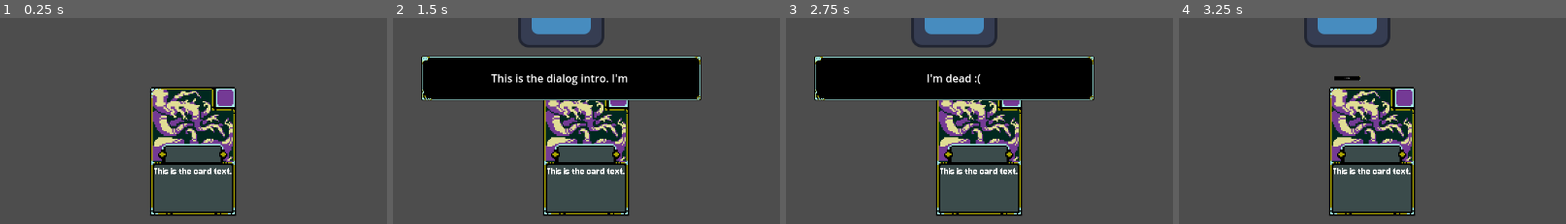
Above: before the commit, frames 1-4 (left to right).
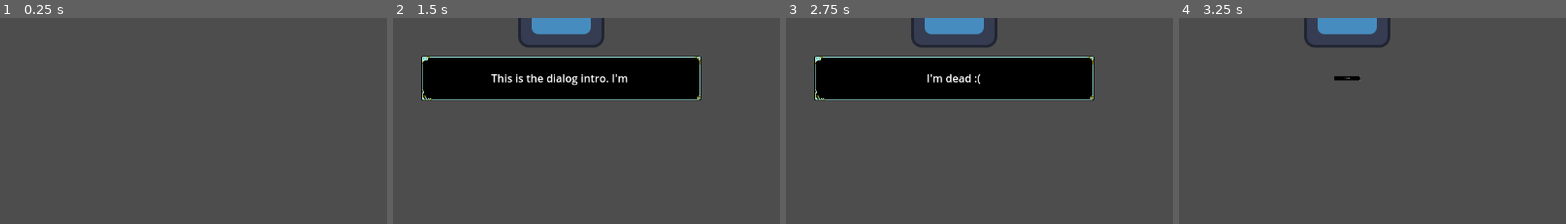
Above: after the commit, the same moments.

Repository: uGustaHd/CafeGJProject
Game: Godot game, scene res://Scenes/main.tscn
Two runs of this game, one before a commit and one after it. Both use one fixed random seed, a clock stepped at 60 frames per second and the inputs below. The engine's default icon, where the game draws it, is replaced by a stand-in: a white triangle on a blue panel in a dark square.
Inputs (mouse positions are % of the whole screen's width and height, from its top left):
- Up to frame 1 (0.25 s): no input
- Up to frame 2 (1.5 s): click (100, 54) at 0.5 s; tap Enter (ui_accept) at 1.25 s; hold Right (ui_right) from 1.28 s (still down)
- Up to frame 3 (2.75 s): tap Enter (ui_accept) at 1.52 s; release Right (ui_right) at 2 s; click (95, 54) at 2 s
- Up to frame 4 (3.25 s): hold Down (ui_down) from 2.78 s (still down); tap Enter (ui_accept) at 3.02 s
The pictures show only the part of the screen within x 27-77%, y 49-99%; the shares and areas given below are measured in that part.

The runs differ from the first frame. In frame 1, 8.8% of the frame differs, in the area x 38-62%, y 33-97%; in frame 2, 7.3%; in frame 3, 7.3%; in frame 4, 8.8%.

Commit message:
Added piles to hold cards

Diff:
--- a/Scenes/main.tscn
+++ b/Scenes/main.tscn
@@ -1,14 +1,18 @@
-[gd_scene load_steps=10 format=3 uid="uid://bdqjd2ergavof"]
+[gd_scene load_steps=14 format=3 uid="uid://bdqjd2ergavof"]
 
 [ext_resource type="Script" uid="uid://dbtic8k4hhs0a" path="res://Scripts/main.gd" id="1_8gbba"]
 [ext_resource type="PackedScene" uid="uid://df1d5o4oc5m1e" path="res://Scenes/Customers/customer_manager.tscn" id="1_jjgbg"]
-[ext_resource type="PackedScene" uid="uid://ucuv03tdxv54" path="res://Scenes/Customers/customer.tscn" id="2_bo1nx"]
+[ext_resource type="PackedScene" uid="uid://ucuv03tdxv54" path="res://Scenes/Customers/Customer.tscn" id="2_bo1nx"]
 [ext_resource type="Script" uid="uid://ciewvhcpryhfs" path="res://Scripts/Cards/card_manager.gd" id="4_jjvhh"]
 [ext_resource type="Script" uid="uid://cilybldurbx2h" path="res://card system/misc/potion_holder.gd" id="5_kry3j"]
-[ext_resource type="PackedScene" uid="uid://dpq273vjk1ck" path="res://card system/card_generic.tscn" id="6_21xkr"]
+[ext_resource type="Script" uid="uid://c3qc2yexgw8c2" path="res://card system/piles/deck_holder.gd" id="6_hptm8"]
+[ext_resource type="Script" uid="uid://b7rpitbvtbdxf" path="res://card system/dealer.gd" id="6_ynf5e"]
 [ext_resource type="Texture2D" uid="uid://nu30movbqld2" path="res://icon.svg" id="7_6bp64"]
 [ext_resource type="Script" uid="uid://s6dr7vh7p3y4" path="res://Scenes/slide_kill_panel.gd" id="8_344ge"]
+[ext_resource type="Script" uid="uid://bwitx55fsfv7t" path="res://card system/piles/hand_holder.gd" id="8_fdnlq"]
+[ext_resource type="Script" uid="uid://dlfe3an8hufm5" path="res://card system/piles/banished_holder.gd" id="9_jkdf5"]
 [ext_resource type="Script" uid="uid://yusxetxubyr5" path="res://Scenes/joy_anguish_meters.gd" id="9_ynf5e"]
+[ext_resource type="Script" uid="uid://cavfpuefel5gx" path="res://card system/piles/discard_holder.gd" id="10_wsu2k"]
 
 [node name="Main" type="Node2D"]
 script = ExtResource("1_8gbba")
@@ -26,8 +30,20 @@
 [node name="PotionHolder" type="Node" parent="CardManager"]
 script = ExtResource("5_kry3j")
 
-[node name="CardGeneric" parent="CardManager" instance=ExtResource("6_21xkr")]
-position = Vector2(533, 435)
+[node name="DeckHolder" type="Node2D" parent="CardManager"]
+script = ExtResource("6_hptm8")
+
+[node name="Dealer" type="Node" parent="CardManager/DeckHolder"]
+script = ExtResource("6_ynf5e")
+
+[node name="HandHolder" type="Node2D" parent="CardManager"]
+script = ExtResource("8_fdnlq")
+
+[node name="BanishedHolder" type="Node2D" parent="CardManager"]
+script = ExtResource("9_jkdf5")
+
+[node name="DiscardHolder" type="Node2D" parent="CardManager"]
+script = ExtResource("10_wsu2k")
 
 [node name="UIControl" type="Control" parent="."]
 layout_mode = 3
--- a/Scripts/Cards/card_manager.gd
+++ b/Scripts/Cards/card_manager.gd
@@ -1,6 +1,4 @@
 extends Node2D
-#Replace with the correct CardManager
-#For testing only
 
 
 signal potion_delivered(potion : Potion)
@@ -8,7 +6,7 @@
 @onready var PotionHolder : Node = $PotionHolder
 @onready var current_potion : Potion = PotionHolder.held_potion
 
-func _process(delta: float) -> void:
+func _process(_delta: float) -> void:
 	if Input.is_action_just_pressed("ui_select"):
 		deliver_potion()
 
--- /dev/null
+++ b/card system/card resources/is_empty.tres
@@ -0,0 +1,7 @@
+[gd_resource type="Resource" script_class="Card" load_steps=2 format=3 uid="uid://dvunm4lh3dhyl"]
+
+[ext_resource type="Script" uid="uid://b8yono3xc1siy" path="res://card system/card resources/card.gd" id="1_ulv8l"]
+
+[resource]
+script = ExtResource("1_ulv8l")
+metadata/_custom_type_script = "uid://b8yono3xc1siy"
--- a/card system/card_generic.gd
+++ b/card system/card_generic.gd
@@ -13,6 +13,7 @@
 "Red" : 0,
 }
 
+# Called by HandHolder once card resource is added.
 func initialize_card() -> void:
 	art = card_resource.card_art
 	costs["Energy"] = card_resource.energy_cost
@@ -21,6 +22,3 @@
 	costs["Green"] = card_resource.green_cost
 	costs["Blue"] = card_resource.blue_cost
 	costs["Red"] = card_resource.red_cost
-
-func _ready() -> void:
-	initialize_card()
--- /dev/null
+++ b/card system/dealer.gd
@@ -0,0 +1,11 @@
+extends Node
+
+
+@onready var DeckHolder = get_parent()
+@onready var HandHolder = $"../../HandHolder"
+var hand_size : int = 5
+
+func deal_cards(cards_to_deal : int):
+	for card in cards_to_deal:
+		# remove cards from draw pile, add them to hand pile
+		HandHolder.add_card_to_hand(DeckHolder.draw_card())
--- a/card system/deck.gd
+++ /dev/null
@@ -1,8 +0,0 @@
-extends Resource
-class_name Deck
-
-var card_dict : Dictionary[Card, int]
-# New players will start with this
-var starting_deck : Dictionary[Card, int] = {
-
-}
--- /dev/null
+++ b/card system/piles/banished_holder.gd
@@ -0,0 +1 @@
+extends PileHolder
--- /dev/null
+++ b/card system/piles/deck_holder.gd
@@ -0,0 +1,40 @@
+extends PileHolder
+
+
+@onready var DiscardHolder = $"../DiscardHolder"
+var is_looping : bool = false
+
+var starting_deck : Array[Card] = [
+	load("res://card system/card resources/sample1.tres"),
+	load("res://card system/card resources/sample1.tres"),
+	load("res://card system/card resources/sample1.tres"),
+	load("res://card system/card resources/sample1.tres"),
+	load("res://card system/card resources/sample1.tres"),
+	load("res://card system/card resources/sample1.tres"),
+	load("res://card system/card resources/sample1.tres"),
+	load("res://card system/card resources/sample1.tres"),
+	load("res://card system/card resources/sample1.tres"),
+	load("res://card system/card resources/sample1.tres"),
+]
+
+# WARNING: Will cause infinite loop if shuffle in discard fails to make deck pile not empty.
+func draw_card() -> Card:
+	var drawn_card = held_pile.take_random()
+	if drawn_card == load("res://card system/card resources/is_empty.tres") and not is_looping:
+		shuffle_in_discard()
+		is_looping = true
+		return draw_card()
+	elif is_looping:
+		push_error("draw_card is stuck in infinite loop")
+		return drawn_card
+	else:
+		is_looping = false
+		return drawn_card
+
+func shuffle_in_discard():
+	held_pile.append(DiscardHolder.held_pile.take_all())
+
+func _ready() -> void:
+	# If player has no cards, they get the starting deck on scene ready
+	if held_pile.card_array.is_empty():
+		held_pile.card_array = starting_deck.duplicate()
--- /dev/null
+++ b/card system/piles/discard_holder.gd
@@ -0,0 +1 @@
+extends PileHolder
--- /dev/null
+++ b/card system/piles/hand_holder.gd
@@ -0,0 +1,6 @@
+extends PileHolder
+
+
+# Adds card to held_pile and spawns in card ui
+func add_card_to_hand(added_card):
+	held_pile.add_card(added_card)
--- /dev/null
+++ b/card system/piles/pile.gd
@@ -0,0 +1,24 @@
+extends Resource
+class_name Pile
+
+
+# WARNING: If piles get very large, they may cause lag. May need to use dict in future.
+var card_array : Array[Card]
+
+# Will return is_empty card if empty
+func take_random() -> Card:
+	if not card_array.is_empty():
+		var chosen_card = card_array.pick_random()
+		card_array.erase(chosen_card)
+		return chosen_card
+	else:
+		return load("res://card system/card resources/is_empty.tres")
+
+# Removes all cards, gives them somewhere else.
+func take_all() -> Array:
+	var full_pile = card_array.duplicate()
+	card_array.clear()
+	return full_pile
+
+func add_card(added_card : Card):
+	card_array.append(added_card)
--- /dev/null
+++ b/card system/piles/pile_holder.gd
@@ -0,0 +1,5 @@
+extends Node2D
+class_name PileHolder
+
+
+var held_pile : Pile = Pile.new()
Not shown, added: card system/dealer.gd.uid
Not shown, added: card system/piles/banished_holder.gd.uid
Not shown, added: card system/piles/deck_holder.gd.uid
Not shown, added: card system/piles/discard_holder.gd.uid
Not shown, added: card system/piles/hand_holder.gd.uid
Renamed: card system/deck.gd.uid -> card system/piles/pile.gd.uid
Not shown, added: card system/piles/pile_holder.gd.uid
